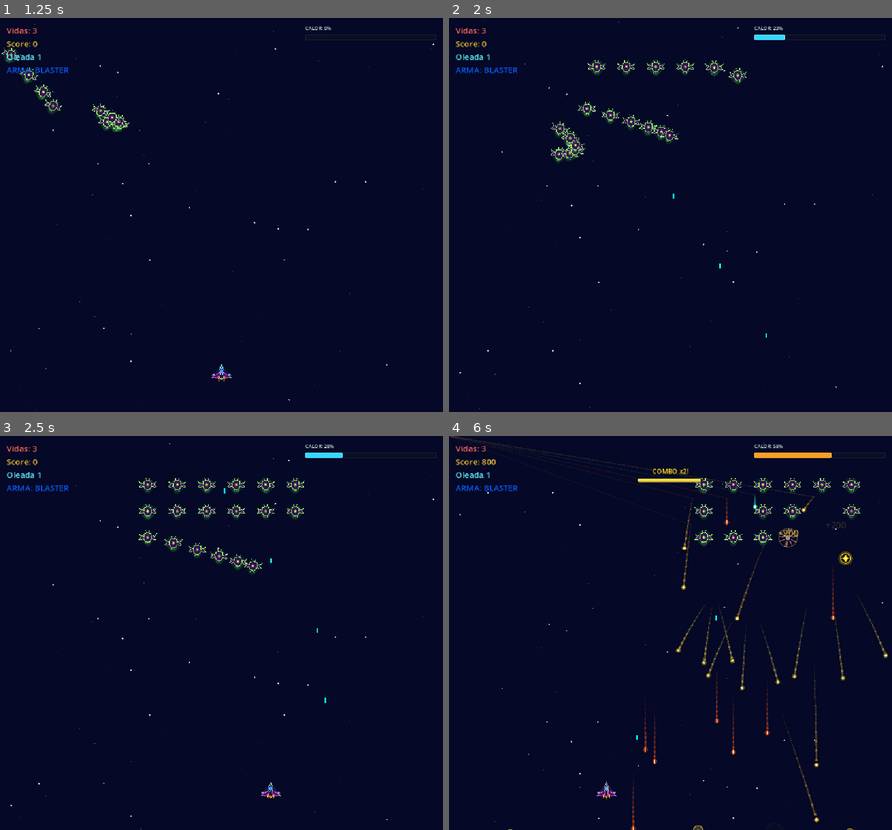
Above: before the commit, frames 1-4 (two rows, left to right).
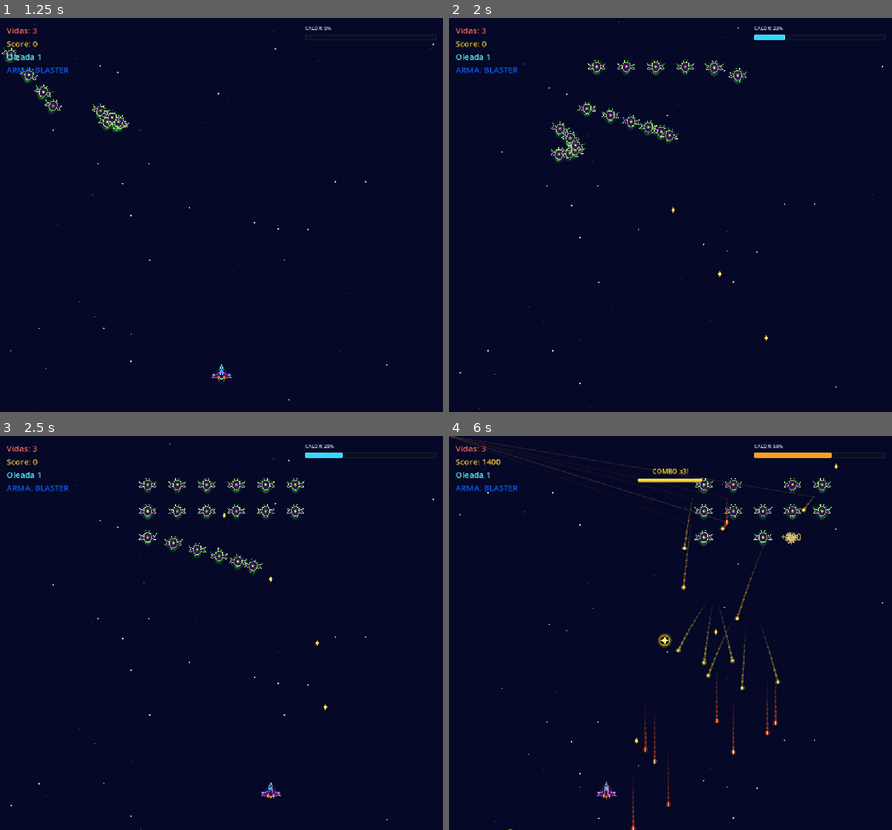
Above: after the commit, the same moments.

Repository: Frank-0511/galactic-surge
Game: Godot game, scene res://scenes/main/main.tscn
The game is run twice, just before and just after one commit, with the same random seed, the same clock (stepped at 60 frames per second) and the same inputs.
Inputs (mouse positions are in pixels of both pictures, inside the frame that each line leads up to):
- Up to frame 1 (1.25 s): click "Jugar" at 0.5 s
- Up to frame 2 (2 s): tap Enter at 1.25 s; move the mouse to (767, 195) at 1.27 s; hold Right (move_right) from 1.28 s (still down); hold Space (shoot) from 1.28 s (still down); click (767, 195) at 1.42 s
- Up to frame 3 (2.5 s): move the mouse to (132, 652) at 2.02 s; release Right (move_right) at 2.03 s; release Space (shoot) at 2.03 s; hold Left (move_left) from 2.03 s (still down); tap Space (shoot) at 2.1 s
- Up to frame 4 (6 s): move the mouse to (714, 546) at 2.77 s; release Left (move_left) at 2.78 s; hold Space (shoot) 2.78-3.53 s; hold Right (move_right) 2.78-4.28 s; tap 1 (weapon_1) at 2.85 s; move the mouse to (648, 711) at 3.52 s; tap 2 (weapon_2) at 3.6 s; click (648, 711) at 3.67 s; tap Space (shoot) at 3.8, 5.3 s; move the mouse to (803, 692) at 4.27 s; hold Space (shoot) 4.28-5.03 s; hold Left (move_left) from 4.28 s (still down); tap 3 (weapon_3) at 4.35 s; move the mouse to (537, 573) at 5.02 s; tap 4 (weapon_4) at 5.1 s; move the mouse to (692, 633) at 5.77 s; hold Space (shoot) from 5.78 s (still down); tap E (weapon_next) at 5.85 s; click (692, 633) at 5.92 s

Frame 1 is identical in both runs. In frame 2, less than 0.1% of the frame differs, in the area x 50-72%, y 44-82%; in frame 3, less than 0.1%; in frame 4, 1.7%, in the area x 0-100%, y 0-100%.

Commit message:
feat(arsenal): fusionar spread en blaster de iones con progresion de 10 niveles

Diff:
--- a/scenes/audio/audio_feedback.gd
+++ b/scenes/audio/audio_feedback.gd
@@ -66,22 +66,18 @@
 			_player_shot.play()
 
 
-## Plays distinct audio for the specified weapon type (0: Blaster, 1: Spread, 2: Missile, 3: Laser).
+## Plays distinct audio for the specified weapon type (0: Blaster, 1: Missile, 2: Laser).
 func play_weapon_shot(weapon_type: int) -> void:
 	match weapon_type:
 		0: # BLASTER
 			if _player_shot != null:
 				_player_shot.pitch_scale = 1.0
 				_player_shot.play()
-		1: # SPREAD
-			if _player_double_shot != null:
-				_player_double_shot.pitch_scale = 1.25
-				_player_double_shot.play()
-		2: # MISSILE
+		1: # MISSILE
 			if _player_shot != null:
 				_player_shot.pitch_scale = 0.55
 				_player_shot.play()
-		3: # LASER
+		2: # LASER
 			if _player_shot != null:
 				_player_shot.pitch_scale = 1.85
 				_player_shot.play()
@@ -135,8 +131,8 @@
 
 func play_medallion_collected(weapon_type: int = 0) -> void:
 	if _pickup_double_shot != null:
-		var pitches: Array[float] = [1.1, 1.3, 0.85, 1.5]
-		var idx: int = clampi(weapon_type, 0, 3)
+		var pitches: Array[float] = [1.1, 0.85, 1.5]
+		var idx: int = clampi(weapon_type, 0, 2)
 		_pickup_double_shot.pitch_scale = pitches[idx]
 		_pickup_double_shot.play()
 	elif _pickup_shield != null:
@@ -145,8 +141,8 @@
 
 func play_weapon_switched(weapon_type: int = 0) -> void:
 	if _pickup_double_shot != null:
-		var pitches: Array[float] = [1.25, 1.45, 0.75, 1.7]
-		var idx: int = clampi(weapon_type, 0, 3)
+		var pitches: Array[float] = [1.25, 0.75, 1.7]
+		var idx: int = clampi(weapon_type, 0, 2)
 		_pickup_double_shot.pitch_scale = pitches[idx]
 		_pickup_double_shot.play()
 	elif _pickup_shield != null:
--- a/scenes/entities/bullet/laser_beam.gd
+++ b/scenes/entities/bullet/laser_beam.gd
@@ -59,9 +59,9 @@
 
 
 func set_power_level(level: int) -> void:
-	_power_level = clampi(level, 1, 5)
-	beam_width = 10.0 + float(_power_level) * 3.0
-	damage_per_tick = 1 + int(_power_level >= 4)
+	_power_level = clampi(level, 1, 10)
+	beam_width = 10.0 + float(_power_level) * 1.8
+	damage_per_tick = 1 + int(_power_level >= 5) + int(_power_level >= 9)
 	if _collision_shape == null:
 		_collision_shape = get_node_or_null("CollisionShape2D") as CollisionShape2D
 	if _collision_shape != null and _collision_shape.shape is RectangleShape2D:
--- a/scenes/entities/player/player.gd
+++ b/scenes/entities/player/player.gd
@@ -1,6 +1,6 @@
 # player.gd
 # Player ship controller. Handles horizontal movement, modular arsenal switching
-# (Blaster, Spread, Missile, Laser), thermal overheat regulation, power-ups, and respawns.
+# (Blaster, Missile, Laser), thermal overheat regulation, power-ups, and respawns.
 
 extends CharacterBody2D
 
@@ -16,7 +16,7 @@
 ## Emitted when active weapon changes (WeaponType enum value).
 signal weapon_changed(new_weapon: int)
 
-## Emitted when active weapon power level changes (1 to 5).
+## Emitted when active weapon power level changes (1 to 10).
 signal weapon_level_changed(new_level: int)
 
 ## Emitted when barrel heat changes.
@@ -28,13 +28,15 @@
 ## Available weapon systems in the modular arsenal.
 enum WeaponType {
 	BLASTER = 0,
-	SPREAD = 1,
-	MISSILE = 2,
-	LASER = 3,
+	MISSILE = 1,
+	LASER = 2,
 }
 
-## Power level of the current weapon system (1 to 5).
-@export_range(1, 5) var weapon_level: int = 1
+const WEAPON_COUNT: int = 3
+const MAX_WEAPON_LEVEL: int = 10
+
+## Power level of the current weapon system (1 to 10).
+@export_range(1, 10) var weapon_level: int = 1
 
 ## Horizontal movement speed in pixels per second.
 @export var speed: float = 400.0
@@ -42,8 +44,15 @@
 ## Default blaster projectile scene.
 @export var bullet_scene: PackedScene = preload("res://scenes/entities/bullet/bullet.tscn")
 
-## Fan-spread projectile scene.
-@export var spread_bullet_scene: PackedScene = preload("res://scenes/entities/bullet/spread_bullet.tscn")
+## Directional projectile used by the Ion Blaster.
+@export var ion_bullet_scene: PackedScene = preload("res://scenes/entities/bullet/spread_bullet.tscn")
+
+## Backward compatibility property alias for tests expecting spread_bullet_scene.
+var spread_bullet_scene: PackedScene:
+	get:
+		return ion_bullet_scene
+	set(value):
+		ion_bullet_scene = value
 
 ## Homing missile projectile scene.
 @export var missile_scene: PackedScene = preload("res://scenes/entities/bullet/missile.tscn")
@@ -106,8 +115,8 @@
 func _ready() -> void:
 	if bullet_scene == null:
 		bullet_scene = load("res://scenes/entities/bullet/bullet.tscn") as PackedScene
-	if spread_bullet_scene == null:
-		spread_bullet_scene = load("res://scenes/entities/bullet/spread_bullet.tscn") as PackedScene
+	if ion_bullet_scene == null:
+		ion_bullet_scene = load("res://scenes/entities/bullet/spread_bullet.tscn") as PackedScene
 	if missile_scene == null:
 		missile_scene = load("res://scenes/entities/bullet/missile.tscn") as PackedScene
 	if laser_beam_scene == null:
@@ -167,7 +176,7 @@
 
 ## Selects an active weapon from WeaponType.
 func set_weapon(type: int) -> void:
-	if type < 0 or type > 3:
+	if type < 0 or type >= WEAPON_COUNT:
 		return
 	if current_weapon == type:
 		return
@@ -182,7 +191,6 @@
 func _get_weapon_color() -> Color:
 	match current_weapon:
 		WeaponType.BLASTER: return Color(0.2, 0.6, 1.0)
-		WeaponType.SPREAD: return Color(0.1, 1.0, 0.4)
 		WeaponType.MISSILE: return Color(1.0, 0.55, 0.1)
 		WeaponType.LASER: return Color(1.0, 0.2, 0.25)
 		_: return Color(0.28, 0.85, 1.0)
@@ -196,20 +204,20 @@
 ## Cycles through weapons forward or backward.
 func cycle_weapon(forward: bool = true) -> void:
 	var delta_dir: int = 1 if forward else -1
-	var next_type: int = (current_weapon + delta_dir) % 4
+	var next_type: int = (current_weapon + delta_dir) % WEAPON_COUNT
 	if next_type < 0:
-		next_type += 4
+		next_type += WEAPON_COUNT
 	set_weapon(next_type)
 
 
-## Returns current weapon level (1 to 5).
+## Returns current weapon level (1 to 10).
 func get_weapon_level() -> int:
 	return weapon_level
 
 
-## Sets weapon power level clamped between 1 and 5, emitting weapon_level_changed.
+## Sets weapon power level clamped between 1 and 10, emitting weapon_level_changed.
 func set_weapon_level(level: int) -> void:
-	var clamped: int = clampi(level, 1, 5)
+	var clamped: int = clampi(level, 1, MAX_WEAPON_LEVEL)
 	weapon_level = clamped
 	if _laser_beam != null and _laser_beam.has_method(&"set_power_level"):
 		_laser_beam.call(&"set_power_level", weapon_level)
@@ -340,96 +348,79 @@
 	match current_weapon:
 		WeaponType.BLASTER:
 			_shoot_blaster()
-		WeaponType.SPREAD:
-			_shoot_spread()
 		WeaponType.MISSILE:
 			_shoot_missile()
 		WeaponType.LASER:
 			_shoot_laser_pulse()
 
 
+## Ion Blaster pattern per level (index 0 = level 1). Each shot is [offset_x, angle_deg].
+const ION_PATTERNS: Array = [
+	[[0.0, 0.0]],                                                                  # L1: 1 recto
+	[[-8.0, 0.0], [8.0, 0.0]],                                                     # L2: 2 rectos
+	[[-12.0, 0.0], [0.0, 0.0], [12.0, 0.0]],                                       # L3: 3 rectos
+	[[-8.0, 0.0], [8.0, 0.0], [-14.0, -8.0], [14.0, 8.0]],                         # L4: 2 rectos + 2 diagonales
+	[[-12.0, 0.0], [0.0, 0.0], [12.0, 0.0], [-16.0, -10.0], [16.0, 10.0]],         # L5: 3 rectos + 2 diagonales
+	[[-18.0, 0.0], [-6.0, 0.0], [6.0, 0.0], [18.0, 0.0], [-20.0, -12.0], [20.0, 12.0]],  # L6: 4 rectos + 2 diag
+	[[-12.0, 0.0], [0.0, 0.0], [12.0, 0.0], [-16.0, -9.0], [16.0, 9.0], [-20.0, -18.0], [20.0, 18.0]],  # L7: 3 rectos + 4 diag
+	[[-18.0, 0.0], [-6.0, 0.0], [6.0, 0.0], [18.0, 0.0], [-18.0, -10.0], [18.0, 10.0], [-22.0, -20.0], [22.0, 20.0]],  # L8: 4 rectos + 4 diag
+	[[-24.0, 0.0], [-12.0, 0.0], [0.0, 0.0], [12.0, 0.0], [24.0, 0.0], [-20.0, -11.0], [20.0, 11.0], [-24.0, -22.0], [24.0, 22.0]],  # L9: 5 rectos + 4 diag
+	[[-18.0, 0.0], [-6.0, 0.0], [6.0, 0.0], [18.0, 0.0], [-18.0, -10.0], [18.0, 10.0], [-22.0, -20.0], [22.0, 20.0], [-26.0, -30.0], [26.0, 30.0]],  # L10: 4 rectos + 6 diag
+]
+
 func _shoot_blaster() -> void:
-	if bullet_scene == null:
+	var scene: PackedScene = ion_bullet_scene if ion_bullet_scene != null else bullet_scene
+	if scene == null:
 		return
-	if weapon_level == 1:
-		if _double_shot_enabled:
-			_spawn_bullet(-DOUBLE_SHOT_SPREAD)
-			_spawn_bullet(DOUBLE_SHOT_SPREAD)
-		else:
-			_spawn_bullet(0.0)
-	elif weapon_level == 2:
-		_spawn_bullet(-DOUBLE_SHOT_SPREAD)
-		_spawn_bullet(DOUBLE_SHOT_SPREAD)
-	elif weapon_level == 3:
-		_spawn_bullet(-DOUBLE_SHOT_SPREAD)
-		_spawn_bullet(0.0)
-		_spawn_bullet(DOUBLE_SHOT_SPREAD)
-	elif weapon_level == 4:
-		var offsets: Array[float] = [-18.0, -6.0, 6.0, 18.0]
-		for ox: float in offsets:
-			_spawn_bullet(ox)
-	else: # weapon_level >= 5
-		var offsets: Array[float] = [-24.0, -12.0, 0.0, 12.0, 24.0]
-		for ox: float in offsets:
-			_spawn_bullet(ox)
+	var level_index: int = clampi(weapon_level, 1, MAX_WEAPON_LEVEL) - 1
+	var pattern: Array = ION_PATTERNS[level_index]
+	# Double-shot power-up only affects level 1 (keeps legacy behaviour).
+	if weapon_level == 1 and _double_shot_enabled:
+		pattern = ION_PATTERNS[1]
+	for shot: Variant in pattern:
+		var shot_arr: Array = shot as Array
+		var offset_x: float = float(shot_arr[0])
+		var rad: float = deg_to_rad(float(shot_arr[1]))
+		var dir: Vector2 = Vector2(sin(rad), -cos(rad))
+		var bullet: Area2D = scene.instantiate() as Area2D
+		if bullet != null:
+			bullet.global_position = global_position + Vector2(offset_x, -20.0)
+			if "direction" in bullet:
+				bullet.set("direction", dir)
+			_add_combat_transient(bullet)
 	add_heat(8.0)
 	_shoot_cooldown.start(0.25)
 	shot_fired.emit(_double_shot_enabled or weapon_level >= 2)
 
 
-func _shoot_spread() -> void:
-	var scene: PackedScene = spread_bullet_scene if spread_bullet_scene != null else bullet_scene
-	if scene == null:
-		return
-	var angles: Array[float]
-	match weapon_level:
-		1:
-			angles = [-15.0, 0.0, 15.0]
-		2:
-			angles = [-24.0, -12.0, 0.0, 12.0, 24.0]
-		3:
-			angles = [-30.0, -20.0, -10.0, 0.0, 10.0, 20.0, 30.0]
-		4:
-			angles = [-36.0, -27.0, -18.0, -9.0, 0.0, 9.0, 18.0, 27.0, 36.0]
-		_:
-			angles = [-40.0, -32.0, -24.0, -16.0, -8.0, 0.0, 8.0, 16.0, 24.0, 32.0, 40.0]
-	for angle_deg: float in angles:
-		var rad: float = deg_to_rad(angle_deg)
-		var dir: Vector2 = Vector2(sin(rad), -cos(rad))
-		var bullet: Area2D = scene.instantiate() as Area2D
-		if bullet != null:
-			bullet.global_position = global_position + Vector2(0.0, -20.0)
-			if "direction" in bullet:
-				bullet.set("direction", dir)
-			_add_combat_transient(bullet)
-	add_heat(15.0)
-	_shoot_cooldown.start(0.35)
-	shot_fired.emit(false)
-
+const MISSILE_OFFSETS: Array = [
+	[0.0],                                    # L1
+	[-14.0, 14.0],                            # L2
+	[-14.0, 14.0],                            # L3 (misma cantidad, menor cooldown)
+	[-16.0, 0.0, 16.0],                       # L4
+	[-16.0, 0.0, 16.0],                       # L5
+	[-20.0, -8.0, 8.0, 20.0],                 # L6
+	[-20.0, -8.0, 8.0, 20.0],                 # L7
+	[-24.0, -12.0, 0.0, 12.0, 24.0],          # L8
+	[-24.0, -12.0, 0.0, 12.0, 24.0],          # L9
+	[-30.0, -18.0, -6.0, 6.0, 18.0, 30.0],    # L10
+]
 
 func _shoot_missile() -> void:
 	var scene: PackedScene = missile_scene if missile_scene != null else bullet_scene
 	if scene == null:
 		return
-	var offsets: Array[float]
-	match weapon_level:
-		1:
-			offsets = [0.0]
-		2:
-			offsets = [-14.0, 14.0]
-		3:
-			offsets = [-16.0, 0.0, 16.0]
-		4:
-			offsets = [-20.0, -8.0, 8.0, 20.0]
-		_:
-			offsets = [-24.0, -12.0, 0.0, 12.0, 24.0]
-	for ox: float in offsets:
+	var level_index: int = clampi(weapon_level, 1, MAX_WEAPON_LEVEL) - 1
+	var offsets: Array = MISSILE_OFFSETS[level_index]
+	for ox_val: Variant in offsets:
+		var ox: float = float(ox_val)
 		var missile: Area2D = scene.instantiate() as Area2D
 		if missile != null:
 			missile.global_position = global_position + Vector2(ox, -20.0)
 			_add_combat_transient(missile)
 	add_heat(25.0)
-	_shoot_cooldown.start(0.55)
+	var cooldown: float = lerpf(0.55, 0.40, float(weapon_level - 1) / 9.0)
+	_shoot_cooldown.start(cooldown)
 	shot_fired.emit(false)
 
 
--- a/scenes/loot/loot_drop.gd
+++ b/scenes/loot/loot_drop.gd
@@ -12,7 +12,6 @@
 	EXTRA_LIFE,
 	BOMB,
 	MEDALLION_BLASTER,
-	MEDALLION_SPREAD,
 	MEDALLION_MISSILE,
 	MEDALLION_LASER,
 	POWER_ATOM,
@@ -136,8 +135,6 @@
 			_draw_bomb()
 		Type.MEDALLION_BLASTER:
 			_draw_medallion_blaster()
-		Type.MEDALLION_SPREAD:
-			_draw_medallion_spread()
 		Type.MEDALLION_MISSILE:
 			_draw_medallion_missile()
 		Type.MEDALLION_LASER:
@@ -162,8 +159,6 @@
 			return Color(1.0, 0.57, 0.0) # Orange / Amber
 		Type.MEDALLION_BLASTER:
 			return Color(0.2, 0.6, 1.0) # Neon Blue
-		Type.MEDALLION_SPREAD:
-			return Color(0.1, 1.0, 0.4) # Neon Emerald
 		Type.MEDALLION_MISSILE:
 			return Color(1.0, 0.55, 0.1) # Neon Orange
 		Type.MEDALLION_LASER:
@@ -250,16 +245,6 @@
 	draw_colored_polygon(chevron, blue)
 	draw_line(Vector2(0, -8), Vector2(0, 0), Color.WHITE, 1.8, true)
 	draw_circle(Vector2(0, -6), 1.5, Color.WHITE)
-
-
-func _draw_medallion_spread() -> void:
-	var green: Color = Color(0.1, 1.0, 0.4)
-	draw_line(Vector2(0, 4), Vector2(0, -8), green, 2.0, true)
-	draw_line(Vector2(0, 4), Vector2(-7, -5), green, 1.8, true)
-	draw_line(Vector2(0, 4), Vector2(7, -5), green, 1.8, true)
-	draw_circle(Vector2(0, -8), 1.5, Color.WHITE)
-	draw_circle(Vector2(-7, -5), 1.5, Color.WHITE)
-	draw_circle(Vector2(7, -5), 1.5, Color.WHITE)
 
 
 func _draw_medallion_missile() -> void:
--- a/scenes/main/main.gd
+++ b/scenes/main/main.gd
@@ -7,7 +7,7 @@
 const STARTING_LIVES: int = 3
 const POINTS_PER_ENEMY: int = 100
 const CLEAN_WAVE_BONUS: int = 500
-const TOTAL_WAVES: int = 5
+const TOTAL_WAVES: int = 10
 const BOSS_POINTS: int = 3000
 const LOOT_DROP_SCENE: PackedScene = preload("res://scenes/loot/loot_drop.tscn")
 const SCORE_LOOT_POINTS: int = 250
@@ -23,6 +23,12 @@
 	"FORMACIÓN ENTRANTE",
 	"CONTACTO EN EL RADAR",
 	"ENEMIGOS APROXIMÁNDOSE",
+	"DISTORSIÓN HIPERESPACIAL",
+	"VANGUARDIA ALIENÍGENA",
+	"ENJAMBRE EN APROXIMACIÓN",
+	"FIRMA DE ENERGÍA CRÍTICA",
+	"PATRÓN DE ASALTO CIBERNÉTICO",
+	"INCURSIÓN ESTELAR INMINENTE",
 ]
 
 enum SessionState { MAIN_MENU, PLAYING, PAUSED, WAVE_TRANSITION, BOSS_BATTLE, GAME_OVER, MISSION_COMPLETE }
@@ -59,11 +65,10 @@
 @export_range(0.0, 1.0, 0.01) var shield_loot_weight: float = 0.12
 @export_range(0.0, 1.0, 0.01) var extra_life_loot_weight: float = 0.08
 @export_range(0.0, 1.0, 0.01) var bomb_loot_weight: float = 0.08
-@export_range(0.0, 1.0, 0.01) var medallion_blaster_weight: float = 0.07
-@export_range(0.0, 1.0, 0.01) var medallion_spread_weight: float = 0.07
-@export_range(0.0, 1.0, 0.01) var medallion_missile_weight: float = 0.07
-@export_range(0.0, 1.0, 0.01) var medallion_laser_weight: float = 0.07
-@export_range(0.0, 1.0, 0.01) var power_atom_weight: float = 0.09
+@export_range(0.0, 1.0, 0.01) var medallion_blaster_weight: float = 0.08
+@export_range(0.0, 1.0, 0.01) var medallion_missile_weight: float = 0.08
+@export_range(0.0, 1.0, 0.01) var medallion_laser_weight: float = 0.08
+@export_range(0.0, 1.0, 0.01) var power_atom_weight: float = 0.11
 
 var _session_state: SessionState = SessionState.MAIN_MENU
 var _state_before_pause: SessionState = SessionState.PLAYING
@@ -206,6 +211,8 @@
 			_player.reset_heat()
 		if _player.has_method(&"set_weapon"):
 			_player.set_weapon(0)
+		if _player.has_method(&"set_weapon_level"):
+			_player.set_weapon_level(1)
 	if _hud != null:
 		if _hud.has_method(&"set_active_weapon"):
 			_hud.set_active_weapon(0)
@@ -347,7 +354,6 @@
 	var w_life: float = maxf(extra_life_loot_weight, 0.0)
 	var w_bomb: float = maxf(bomb_loot_weight, 0.0)
 	var w_m_blaster: float = maxf(medallion_blaster_weight, 0.0)
-	var w_m_spread: float = maxf(medallion_spread_weight, 0.0)
 	var w_m_missile: float = maxf(medallion_missile_weight, 0.0)
 	var w_m_laser: float = maxf(medallion_laser_weight, 0.0)
 	var w_atom: float = maxf(power_atom_weight, 0.0)
@@ -369,7 +375,7 @@
 
 	var all_weights: Array[float] = [
 		w_score, w_double, w_shield, w_life, w_bomb,
-		w_m_blaster, w_m_spread, w_m_missile, w_m_laser, w_atom
+		w_m_blaster, w_m_missile, w_m_laser, w_atom
 	]
 	var total_zeros: int = 0
 	var total_single_index: int = -1
@@ -382,7 +388,7 @@
 		return total_single_index
 
 	var total_basic_weight: float = w_score + w_double + w_shield + w_life + w_bomb
-	var total_weapon_weight: float = w_m_blaster + w_m_spread + w_m_missile + w_m_laser + w_atom
+	var total_weapon_weight: float = w_m_blaster + w_m_missile + w_m_laser + w_atom
 	var total_weight: float = total_basic_weight + total_weapon_weight
 	if total_weight <= 0.0:
 		return LootDrop.Type.SCORE
@@ -406,7 +412,7 @@
 
 	# Weapon / Power drop: Chicken Invaders model:
 	# ~55% chance of Power Atom or active weapon's medallion (+1 level)
-	# ~45% chance of dropping a different weapon's medallion (distributed among the other 3)
+	# ~45% chance of dropping a different weapon's medallion (distributed among the other 2)
 	var active_w: int = _player.get_weapon() if (_player != null and _player.has_method(&"get_weapon")) else 0
 	var weapon_roll: float = randf()
 	if weapon_roll < 0.55:
@@ -416,7 +422,7 @@
 			return LootDrop.Type.POWER_ATOM
 	else:
 		var alt_weapons: Array[int] = []
-		for w_idx: int in range(4):
+		for w_idx: int in range(3):
 			if w_idx != active_w:
 				alt_weapons.append(w_idx)
 		var chosen_alt: int = alt_weapons[randi() % alt_weapons.size()]
@@ -436,7 +442,6 @@
 		+ maxf(extra_life_loot_weight, 0.0)
 		+ maxf(bomb_loot_weight, 0.0)
 		+ maxf(medallion_blaster_weight, 0.0)
-		+ maxf(medallion_spread_weight, 0.0)
 		+ maxf(medallion_missile_weight, 0.0)
 		+ maxf(medallion_laser_weight, 0.0)
 		+ maxf(power_atom_weight, 0.0)
@@ -478,16 +483,15 @@
 			_hud.set_lives(lives)
 		LootDrop.Type.BOMB:
 			_clear_enemy_bullets()
-		LootDrop.Type.MEDALLION_BLASTER, LootDrop.Type.MEDALLION_SPREAD, LootDrop.Type.MEDALLION_MISSILE, LootDrop.Type.MEDALLION_LASER:
+		LootDrop.Type.MEDALLION_BLASTER, LootDrop.Type.MEDALLION_MISSILE, LootDrop.Type.MEDALLION_LASER:
 			var target_w: int = loot_type - LootDrop.Type.MEDALLION_BLASTER
 			var prev_w: int = _player.get_weapon() if _player.has_method(&"get_weapon") else -1
 			if _player.has_method(&"apply_medallion"):
 				_player.apply_medallion(target_w)
 			if target_w != prev_w:
-				var weapon_names: Array[String] = ["BLASTER", "SPREAD", "MISIL", "LÁSER"]
+				var weapon_names: Array[String] = ["BLASTER", "MISIL", "LÁSER"]
 				var weapon_colors: Array[Color] = [
 					Color(0.2, 0.6, 1.0),
-					Color(0.1, 1.0, 0.4),
 					Color(1.0, 0.55, 0.1),
 					Color(1.0, 0.2, 0.25)
 				]
@@ -528,7 +532,7 @@
 		_enemy_spawner.stop()
 		_pending_wave_index = TOTAL_WAVES
 		_audio_feedback.stop_combat_music()
-		_wave_announcement.show_announcement(6, "¡AMENAZA COLOSAL DETECTADA!")
+		_wave_announcement.show_announcement(TOTAL_WAVES + 1, "¡AMENAZA COLOSAL DETECTADA!")
 		return
 	# Enter wave transition instead of starting the next wave immediately.
 	_session_state = SessionState.WAVE_TRANSITION
--- a/scenes/ui/hud.gd
+++ b/scenes/ui/hud.gd
@@ -73,14 +73,13 @@
 func set_active_weapon(weapon_index: int) -> void:
 	_current_weapon_type = weapon_index
 	if _active_weapon_label != null:
-		var weapon_names: Array[String] = ["BLASTER", "SPREAD", "MISIL", "LÁSER"]
+		var weapon_names: Array[String] = ["BLASTER", "MISIL", "LÁSER"]
 		var weapon_colors: Array[Color] = [
 			Color(0.2, 0.6, 1.0),
-			Color(0.1, 1.0, 0.4),
 			Color(1.0, 0.55, 0.1),
 			Color(1.0, 0.2, 0.25)
 		]
-		var idx: int = clampi(weapon_index, 0, 3)
+		var idx: int = clampi(weapon_index, 0, 2)
 		_active_weapon_label.text = "ARMA: %s" % weapon_names[idx]
 		_active_weapon_label.modulate = weapon_colors[idx]
 
@@ -89,7 +88,7 @@
 func set_weapon_level(level: int, weapon_type: int = -1) -> void:
 	if weapon_type >= 0:
 		_current_weapon_type = weapon_type
-	_current_weapon_level = clampi(level, 1, 5)
+	_current_weapon_level = clampi(level, 1, 10)
 
 
 
